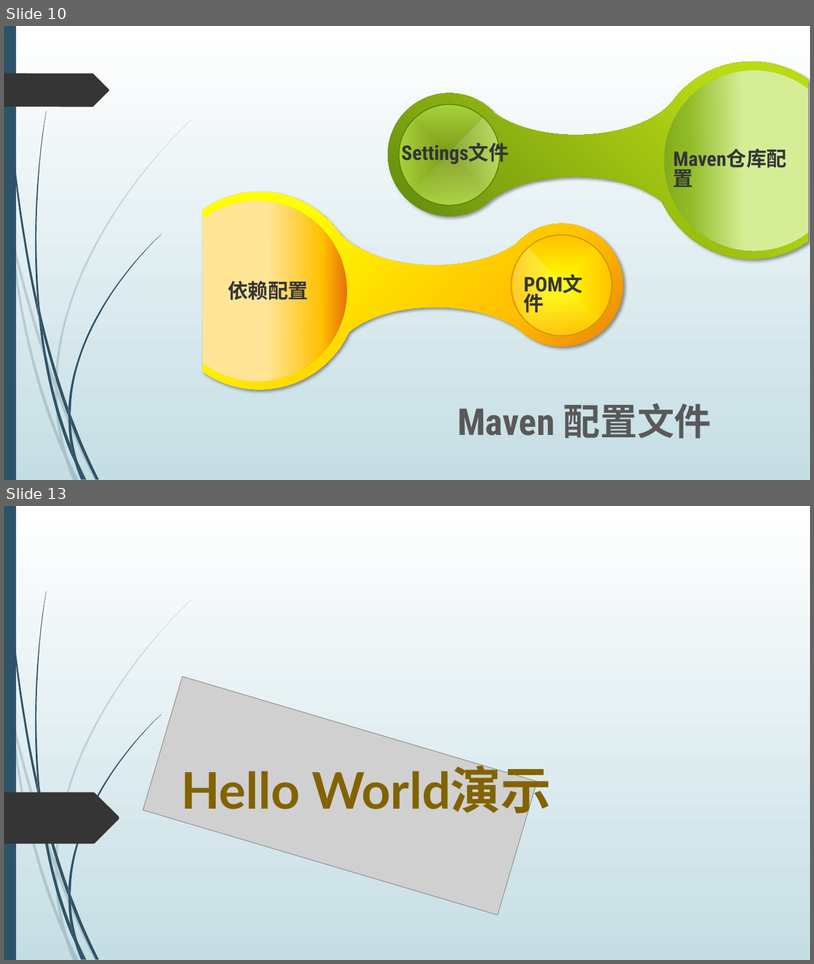
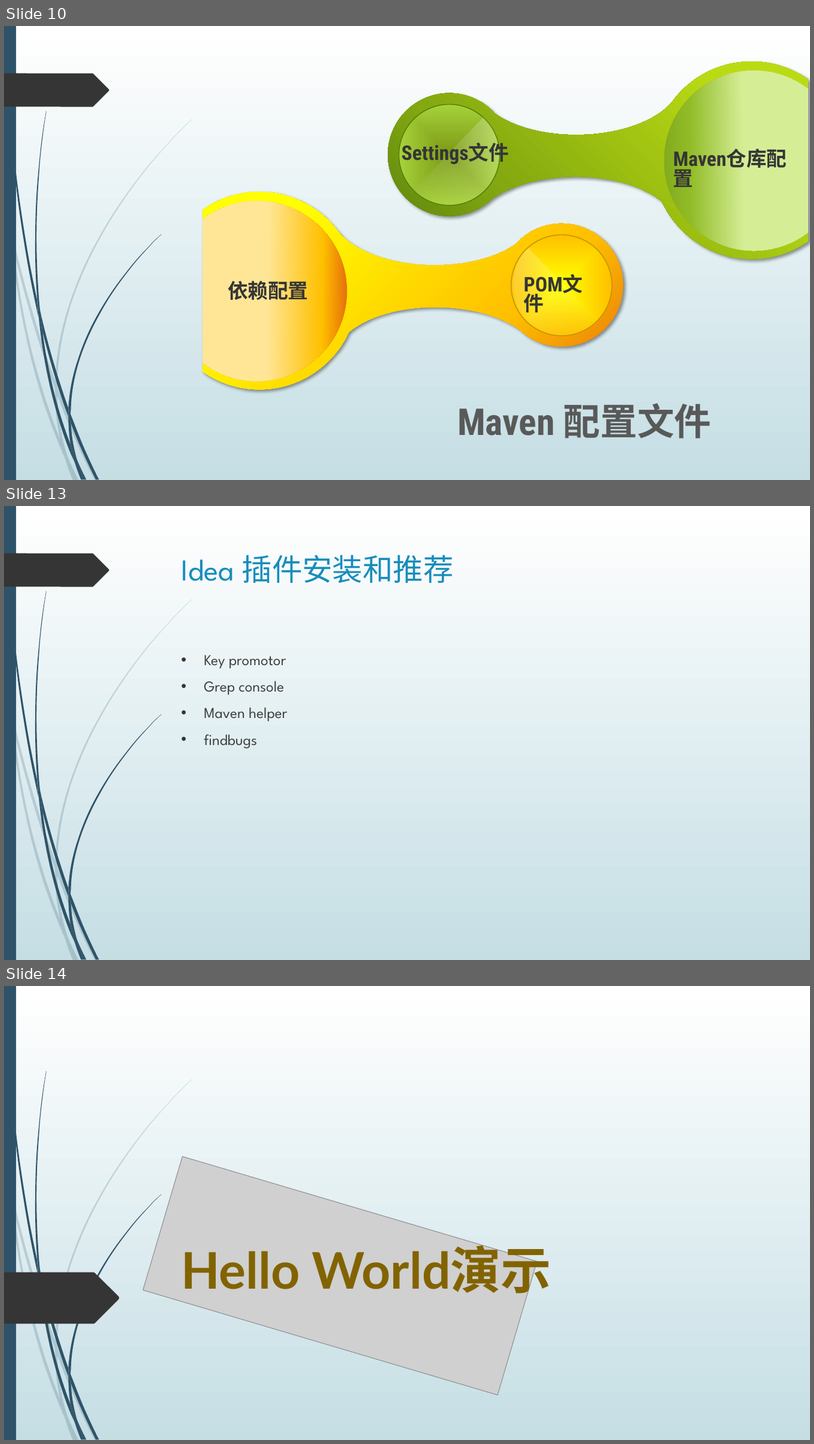
Before and after one commit to dean2015/documents, a slide deck: 201805/JAVA 基础介绍20180605.pptx. Shown one above the other, each under a label of ours: slides 10 and 13 before the commit, slides 10, 13 and 14 after it; the slides between them are not shown. The pictures are 814x964 and 814x1444 pixels, drawn with LibreOffice and Linux fonts; fonts in the diff are those of the drawing; grey boxes stand for pictures. Boxes give left, top, right and bottom in pixels: in the first picture for what was removed or moved away, otherwise in the second. Text is boxed around its words. In the diff, an @@ line names an element or a change of style, - is before the commit and + after.

```diff
--- a/201805/JAVA 基础介绍20180605.pptx
+++ b/201805/JAVA 基础介绍20180605.pptx
@@ slide 13 added at bbox=[4, 506, 810, 960], background gradient #FFFFFF to #C5DEE5; not listed: 24 template elements that a slide beside it also shows @@
@@ title added at bbox=[182, 555, 454, 583], 36 pt, text #178DBB @@
+Idea 插件安装和推荐
@@ text added at bbox=[204, 655, 287, 748], 18 pt, text #404040 @@
+• Key promotor
+• Grep console
+• Maven helper
+• findbugs
@@ what was slide 13 is now slide 14 @@
```
Also in this commit, not shown: 1 slide changed, 1 other slide added, 1 slide removed.
